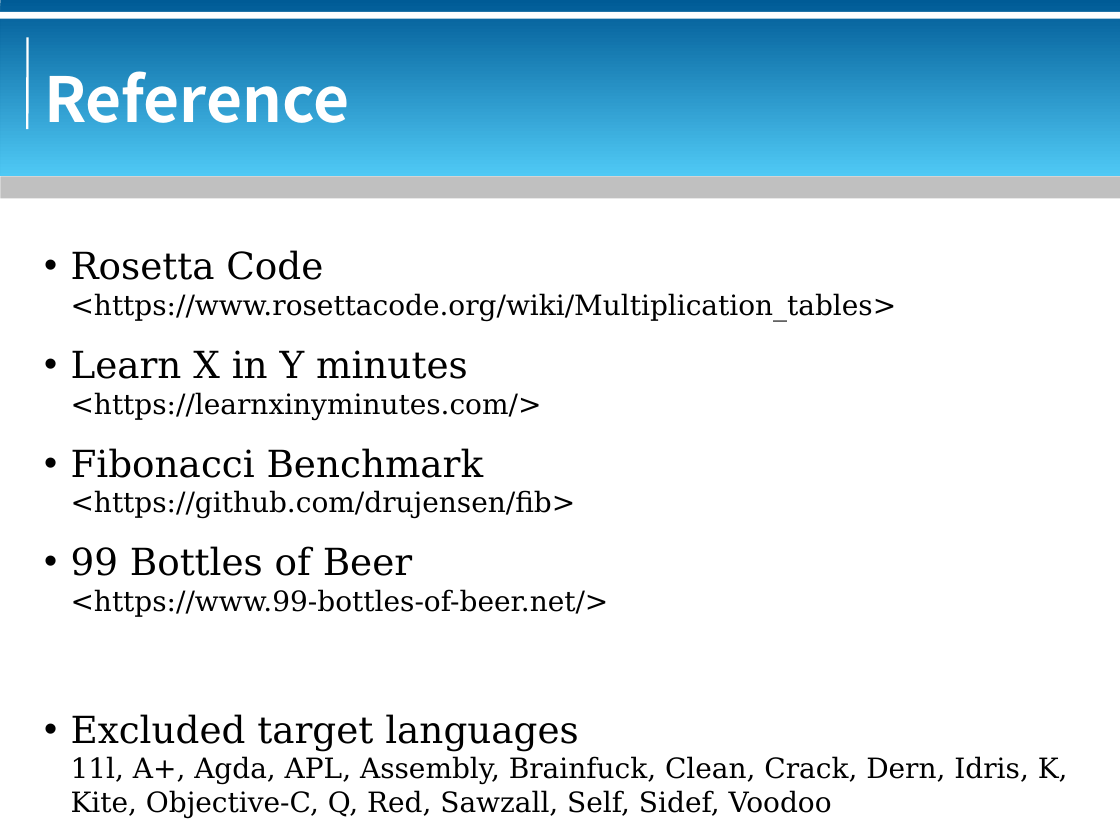
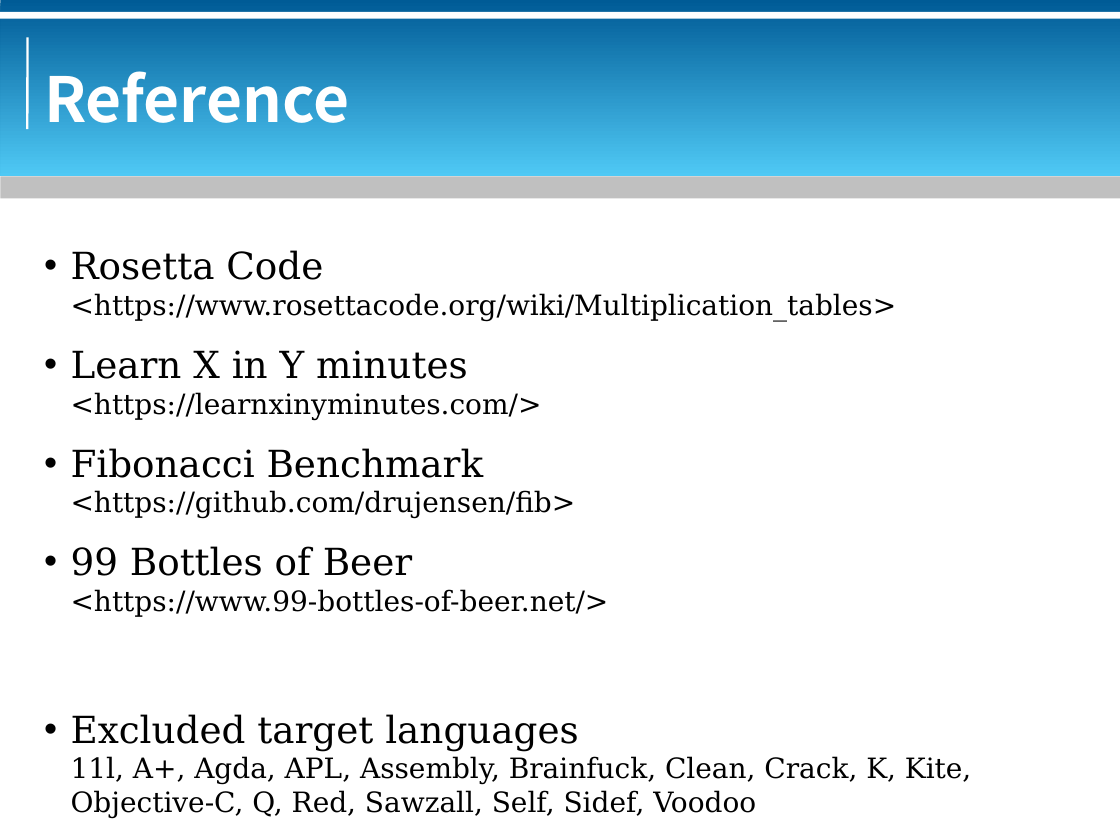
Before and after one commit to bluebat/.presentations, a slide deck: slide 75 of multiplication-table.odp (slide 73 before the commit). Drawn at 1120x840 pixels with LibreOffice and Linux fonts; fonts in the diff are those of the drawing; background and template pictures are left out. Boxes give left, top, right and bottom in pixels: in the first picture for what was removed or moved away, otherwise in the second. Text is boxed around its words. In the diff, an @@ line names an element or a change of style, - is before the commit and + after.

```diff
--- a/multiplication-table.odp
+++ b/multiplication-table.odp
@@ text at (71,756,971,818): text changed @@
-11l, A+, Agda, APL, Assembly, Brainfuck, Clean, Crack, Dern, Idris, K, Kite, Objective-C, Q, Red, Sawzall, Self, Sidef, Voodoo
+11l, A+, Agda, APL, Assembly, Brainfuck, Clean, Crack, K, Kite, Objective-C, Q, Red, Sawzall, Self, Sidef, Voodoo
```
Also in this commit, not shown: 3 other slides changed, 2 slides added.
